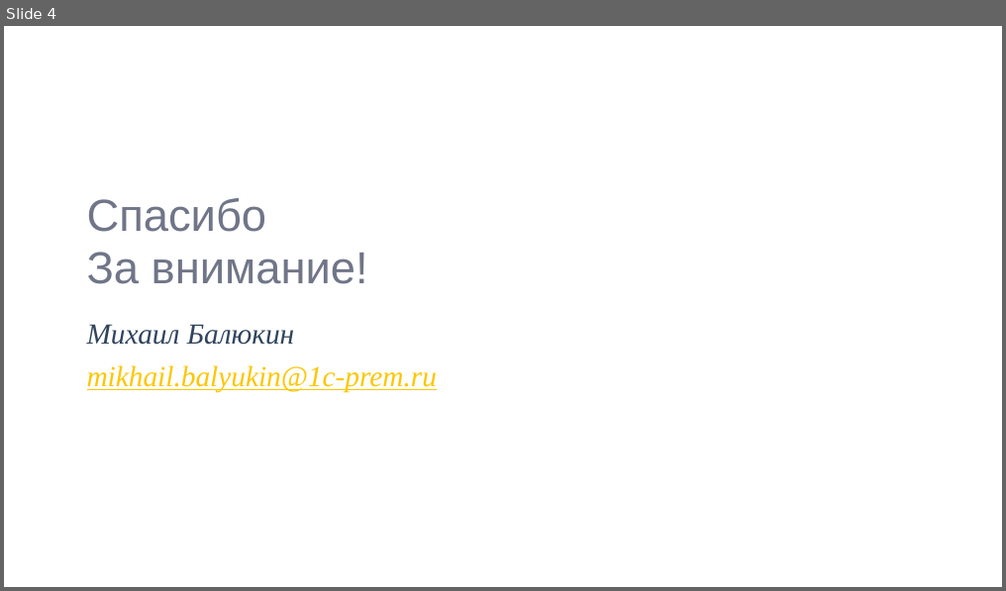
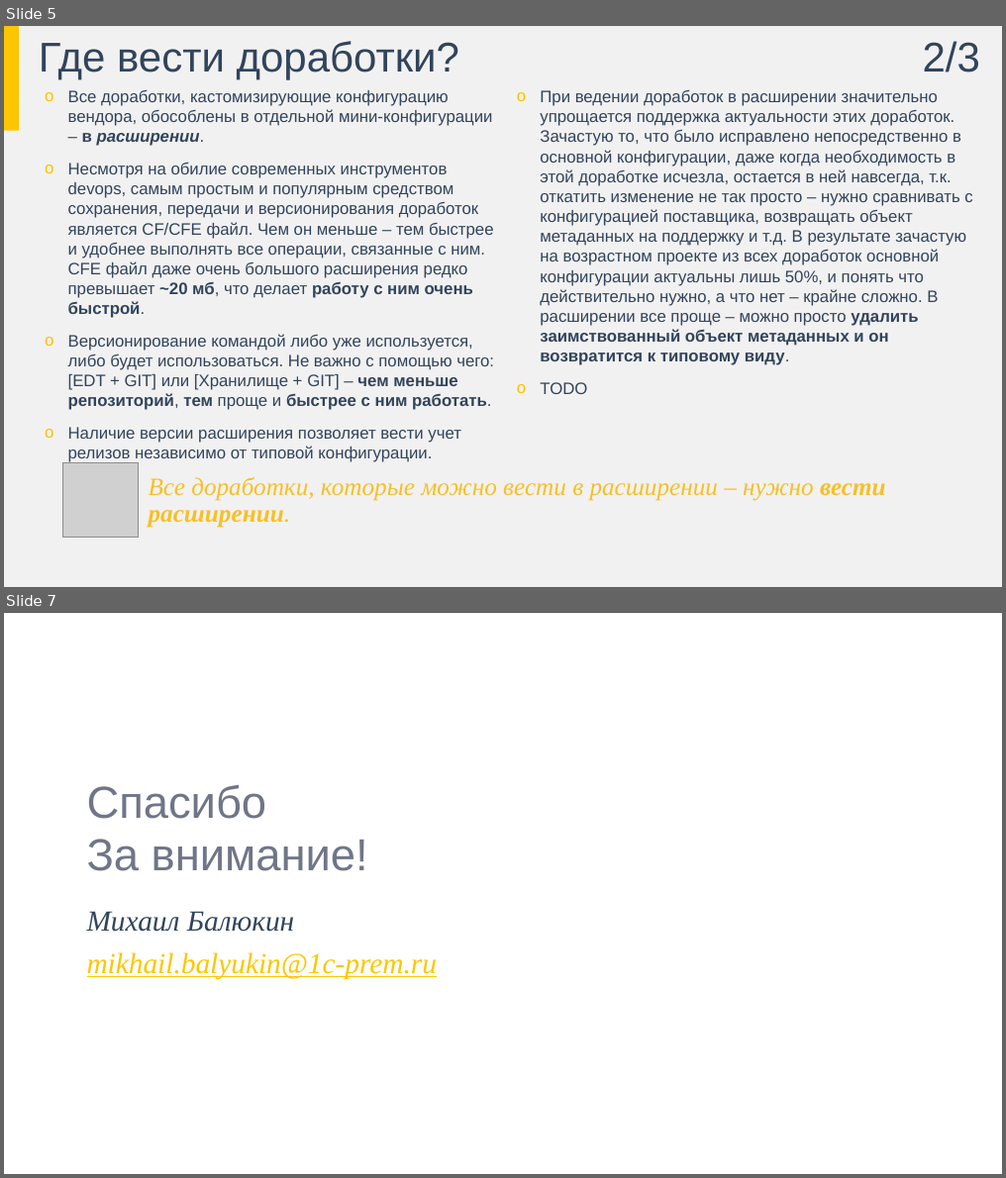
Before and after one commit to mbalyukin/prem_kr_masht01, a slide deck: Масштабируемость кода.pptx. Shown one above the other, each under a label of ours: slide 4 before the commit, slides 5 and 7 after it; the slides between them are not shown. The pictures are 1006x591 and 1006x1178 pixels, drawn with LibreOffice and Linux fonts; fonts in the diff are those of the drawing; grey boxes stand for pictures; background and template pictures are left out. Boxes give left, top, right and bottom in pixels: in the first picture for what was removed or moved away, otherwise in the second. Text is boxed around its words. In the diff, an @@ line names an element or a change of style, - is before the commit and + after.

```diff
--- a/Масштабируемость кода.pptx
+++ b/Масштабируемость кода.pptx
@@ slide 5 added at box(4, 26, 1002, 587), background #F2F1F1 @@
@@ rectangle added at box(4, 26, 19, 131), fill #FDC600 @@
@@ title added at box(39, 41, 459, 79), 40 pt, text #30445C @@
+Где вести доработки?
@@ text added at box(923, 41, 980, 73), 40 pt, text #30445C @@
+2/3
@@ text added at box(68, 90, 494, 464), 16 pt, text #30445C @@
+o Все доработки, кастомизирующие конфигурацию вендора, обособлены в отдельной мини-конфигурации – в расширении.
+o Несмотря на обилие современных инструментов devops, самым простым и популярным средством сохранения, передачи и версионирования доработок является CF/CFE файл. Чем он меньше – тем быстрее и удобнее выполнять все операции, связанные с ним. CFE файл даже очень большого расширения редко превышает ~20 мб, что делает работу с ним очень быстрой.
+o Версионирование командой либо уже используется, либо будет использоваться. Не важно с помощью чего: [EDT + GIT] или [Хранилище + GIT] – чем меньше репозиторий, тем проще и быстрее с ним работать.
+o Наличие версии расширения позволяет вести учет релизов независимо от типовой конфигурации.
@@ text added at box(540, 90, 972, 394), 16 pt, text #30445C @@
+o При ведении доработок в расширении значительно упрощается поддержка актуальности этих доработок. Зачастую то, что было исправлено непосредственно в основной конфигурации, даже когда необходимость в этой доработке исчезла, остается в ней навсегда, т.к. откатить изменение не так просто – нужно сравнивать с конфигурацией поставщика, возвращать объект метаданных на поддержку и т.д. В результате зачастую на возрастном проекте из всех доработок основной конфигурации актуальны лишь 50%, и понять что действительно нужно, а что нет – крайне сложно. В расширении все проще – можно просто удалить заимствованный объект метаданных и он возвратится к типовому виду.
+o TODO
@@ picture added at box(63, 464, 138, 538) @@
@@ text added at box(149, 477, 886, 528), 24 pt, text #F7C024, italic @@
+Все доработки, которые можно вести в расширении – нужно вести расширении.
@@ what was slide 4 is now slide 7 @@
```
Also in this commit, not shown: 2 slides changed, 3 other slides added.
